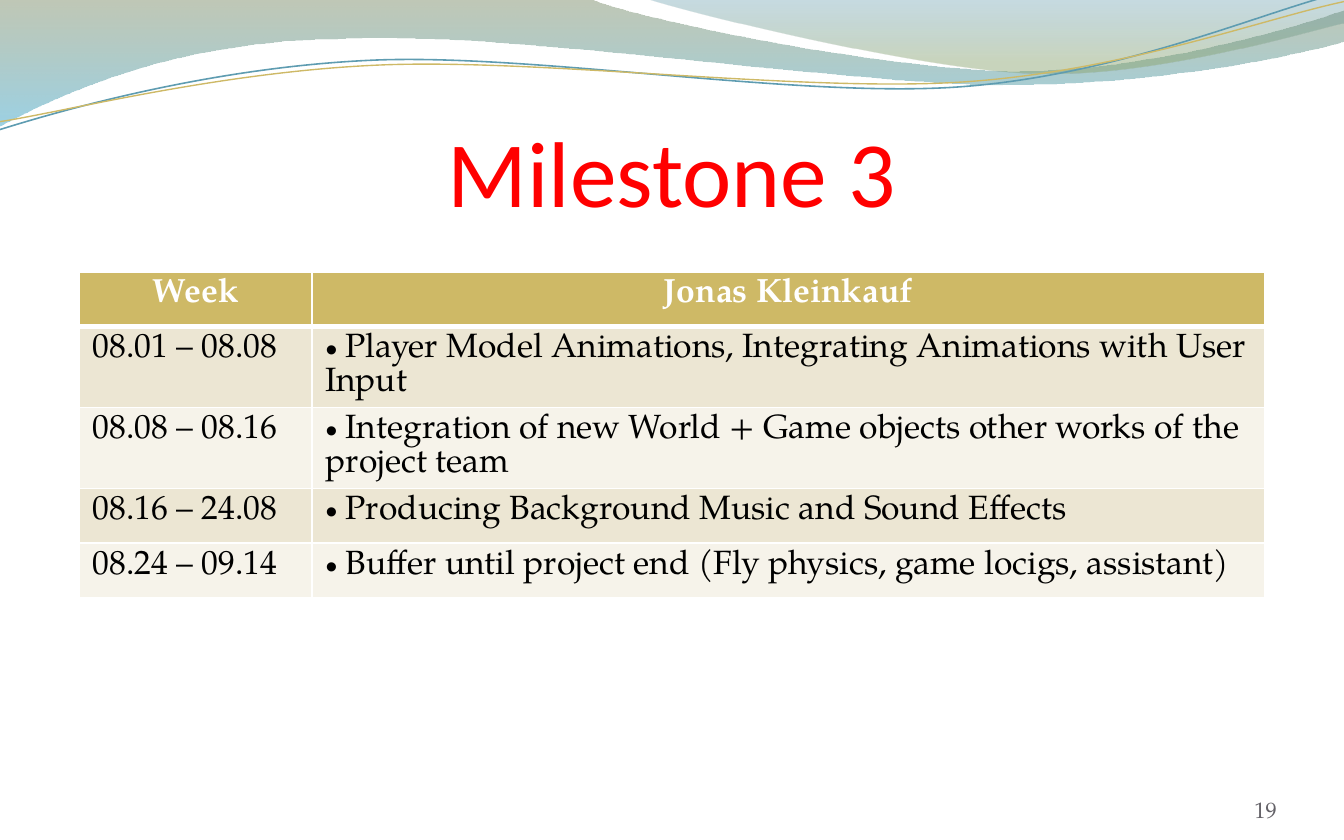
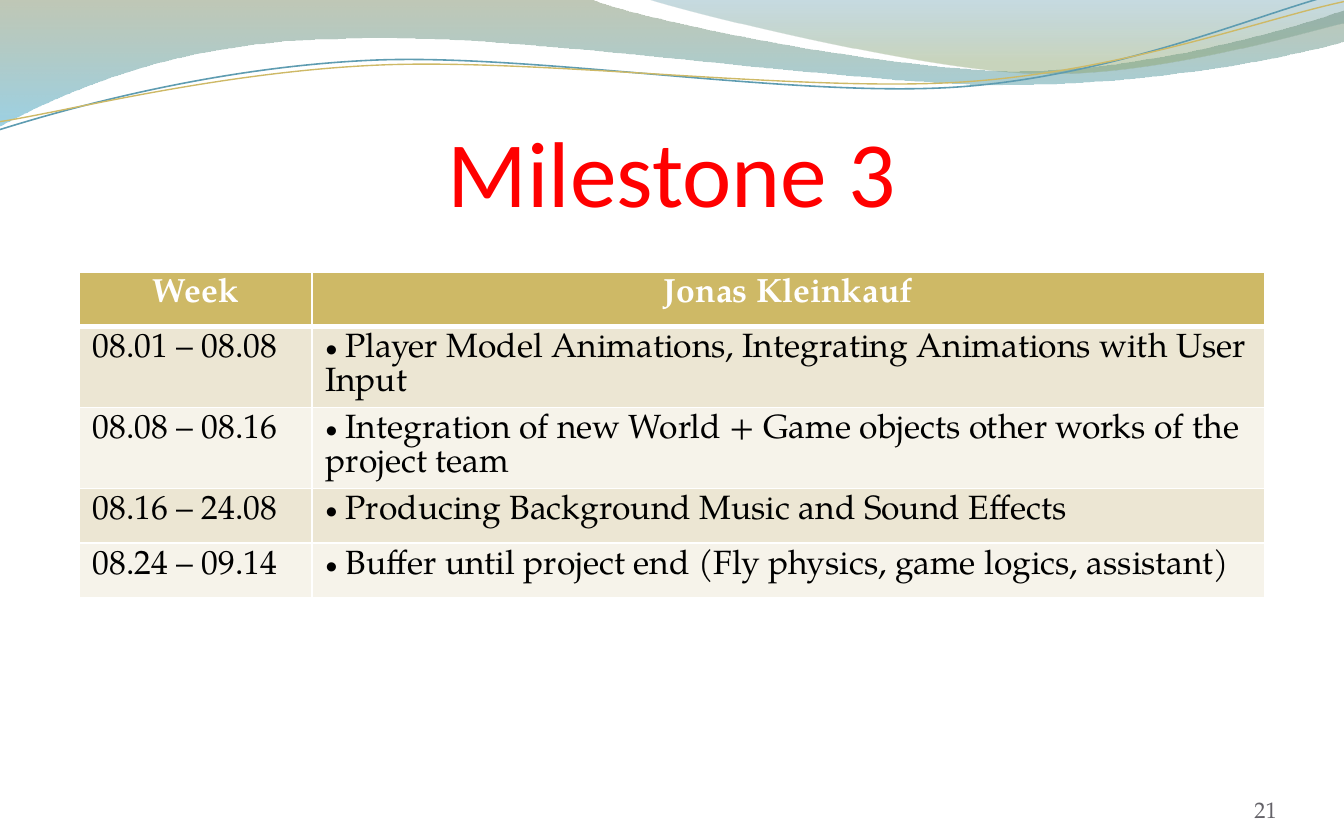
Before and after one commit to andreasdietze/Rift-WingsuitV2, a slide deck: slide 21 of Präsentationen/Projektpräsentation/Project proposal Rift Wingsuit V2.pptx (slide 19 before the commit). Drawn at 1344x840 pixels with LibreOffice and Linux fonts; fonts in the diff are those of the drawing; background and template pictures are left out. Boxes give left, top, right and bottom in pixels: in the first picture for what was removed or moved away, otherwise in the second. Text is boxed around its words. In the diff, an @@ line names an element or a change of style, - is before the commit and + after.

```diff
--- a/Präsentationen/Projektpräsentation/Project proposal Rift Wingsuit V2.pptx
+++ b/Präsentationen/Projektpräsentation/Project proposal Rift Wingsuit V2.pptx
@@ table at (79, 271, 1265, 624) @@
-row 5, column 2: Buffer until project end (Fly physics, game locigs, assistant)
+row 5, column 2: Buffer until project end (Fly physics, game logics, assistant)
@@ page number at (1254, 802, 1276, 818): text changed @@
-19
+21
```
Also in this commit, not shown: 3 other slides changed, 3 slides added.
